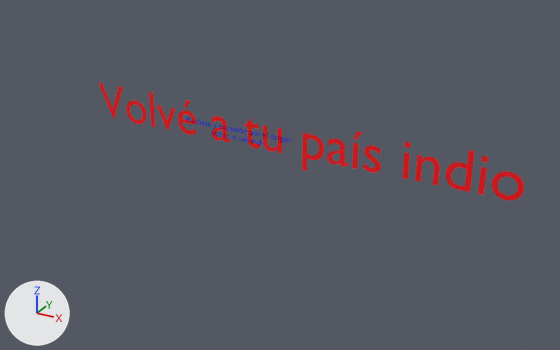
One commit to the glTF model assets/models/palabras1.glb: the scene before it, then after it.
One viewpoint serves both versions: a 50 mm lens placed at (0.871, -1.545, 0.731), pointed at (0.048, -0.049, -0.017). The lights are fixed; the arrows at lower left show +X, +Y and +Z. The picture after the commit comes second. Where no turn or scale is listed for an object, it has been applied to the vertices.

In view in the first picture: 'INDIO' and 1 more.
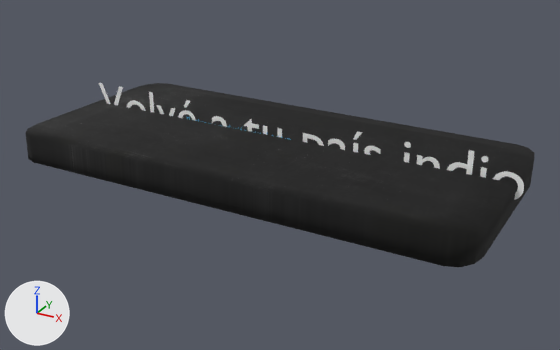
Changed parts and their boxes (x1, y1, x2, y2) in the pictures (560 x 350 px):
```json
{"object": "Cube", "change": "added", "after": [25, 83, 535, 267]}
{"object": "INDIO", "change": "recoloured", "before": [99, 83, 524, 200], "after": [99, 83, 524, 200]}
```

The change, as JSON lines over the scene's bpy script:
```json
{"op": "add", "block": "img_captura_de_pantalla_2026_11_08_215138", "code": ["img_captura_de_pantalla_2026_11_08_215138 = load_image('Captura de pantalla 2026-11-08 215138', '_unpacked/Captura_de_pantalla_2026-11-08_215138', 736, 593, 'sRGB')"]}
{"op": "set", "path": "mat_material.base_color", "old": "(1.0, 0.0, 0.00422)", "new": "(1.0, 1.0, 1.0)", "note": "red #ff000e -> white #ffffff"}
{"op": "add", "block": "mat_material_002", "code": ["mat_material_002 = principled_material('Material.002')", "mat_material_002.texture = img_captura_de_pantalla_2026_11_08_215138", "mat_material_002.roughness = 1.0"]}
{"op": "add", "block": "me_cube", "code": ["me_cube = bpy.data.meshes.new('Cube')", "me_cube.from_pydata(...)  # 66 vertices, 128 faces; spans x -0.531..0.609, y -0.304..0.248, z -0.077..0.005", "me_cube.materials.append(mat_material_002)  # picture img_captura_de_pantalla_2026_11_08_215138"]}
{"op": "add", "block": "ob_cube", "code": ["ob_cube = bpy.data.objects.new('Cube', me_cube)", "ob_cube.location = (-0.021, 0.0, 0.062)"]}
```
